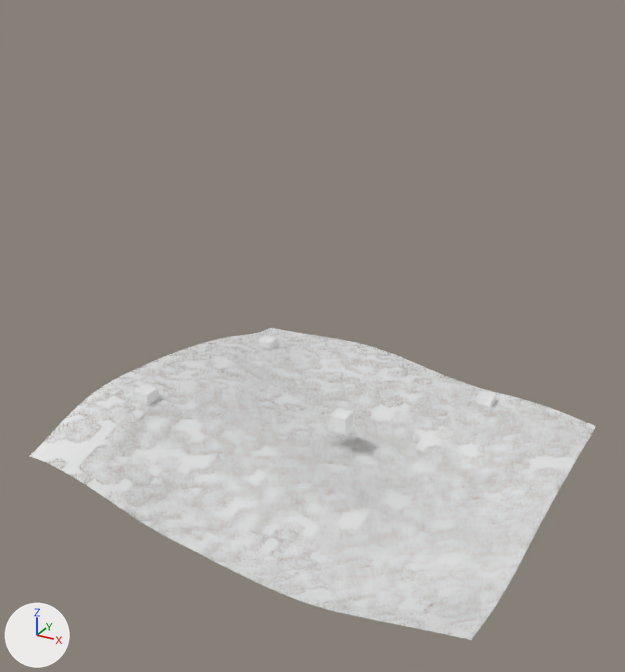
The glTF model assets/fse--dan.gltf as it was, and as the next commit left it.
Camera for both pictures: a 50 mm camera at (38.9, -77.6, 48.6) aimed at (-4.0, 0.5, 9.6). The lights are fixed; the arrows at lower left show +X, +Y and +Z. Where no turn or scale is listed for an object, it has been applied to the vertices. Vertices at the same position are counted once.
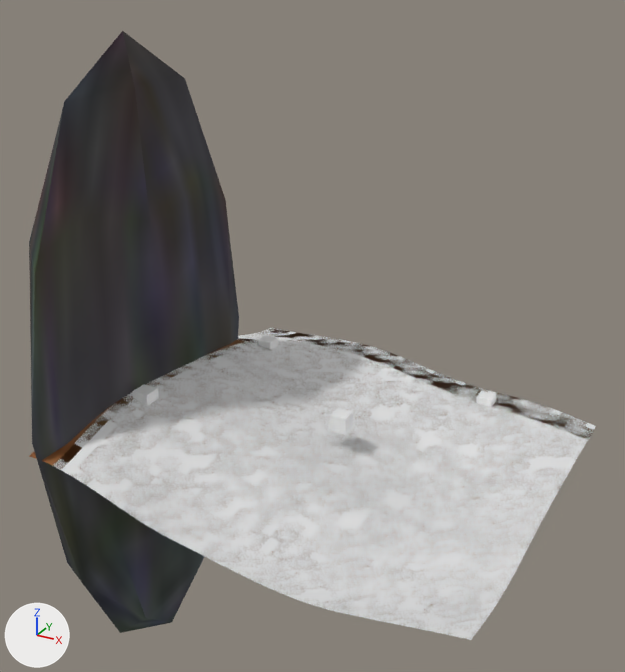
Commit message: update staging with rock

Edits to the bpy script that builds the scene:
```text
Change me_plane_001:
    used by ob_plane_001; location = (0.0, 0.0, 0.0)
    remove me_plane_001.from_pydata(...)  # 2025 vertices, 3872 faces; spans x -24.0..24.0, y -24.0..24.0, z -6.7..4.1
    add me_plane_001.from_pydata(...)  # 1926 vertices, 3674 faces; spans x -24.0..24.0, y -24.0..24.0, z -6.7..3.7
    me_plane_001 part 1
    99 vertices are removed from x -24.0..-21.9, y -24.0..10.9, z 1.0..4.1
    198 faces are deleted
Add me_icosphere:
    me_icosphere.from_pydata(...)  # 42 vertices, 80 faces; spans x -1.8..1.8, y -19.0..19.0, z -38.1..38.1
    me_icosphere.materials.append(mat_material)  # picture img_claw
Add ob_icosphere:
    ob_icosphere = bpy.data.objects.new('Icosphere', me_icosphere)
    ob_icosphere.location = (-22.5, -5.8, 3.6)
```

Where the change shows, as pixel boxes [x1, y1, x2, y2] in the pictures (625 x 672 px):
'Plane.001', reshaped: before [29, 328, 596, 640]; after [54, 328, 596, 640]
'Icosphere', added (black): after [29, 31, 239, 633]
part 1 of me_plane_001, deleted: before [29, 338, 243, 466]
